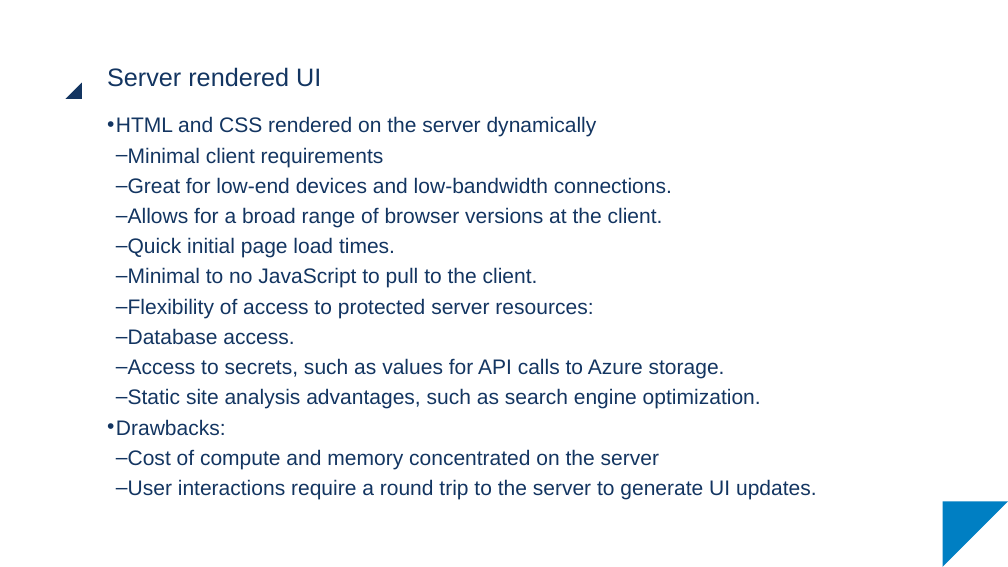
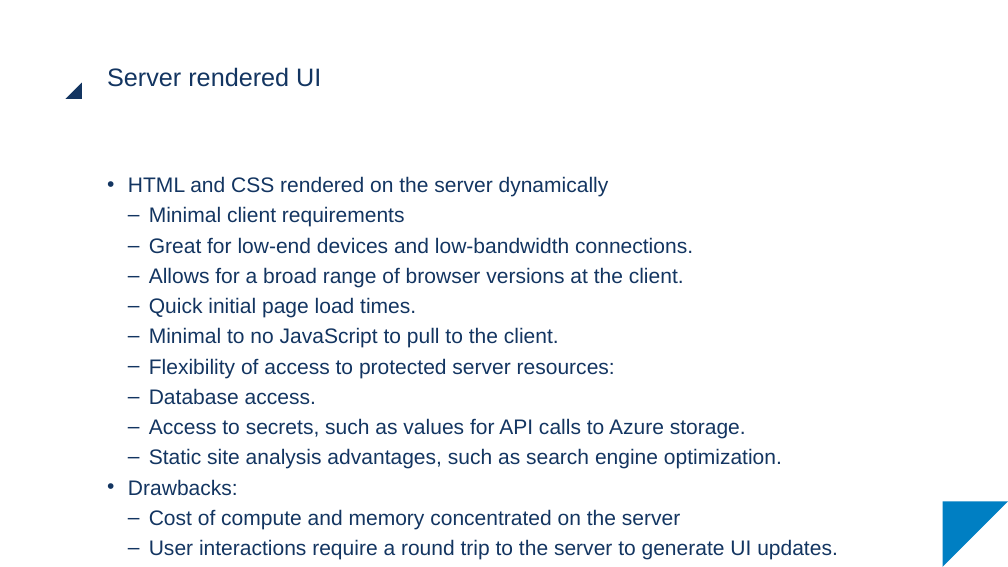
Before and after one commit to scolapicchioni/razorhybrid, a slide deck: slide 11 of Slides/Razor_01.pptx. Drawn at 1008x567 pixels with LibreOffice and Linux fonts; fonts in the diff are those of the drawing. Boxes give left, top, right and bottom in pixels: in the first picture for what was removed or moved away, otherwise in the second. Text is boxed around its words. In the diff, an @@ line names an element or a change of style, - is before the commit and + after.

```diff
--- a/Slides/Razor_01.pptx
+++ b/Slides/Razor_01.pptx
@@ text "HTML and CSS rendered on ..." moved from (x1=116, y1=116, x2=817, y2=500) to (x1=128, y1=176, x2=838, y2=560) @@
@@ text "HTML and CSS rendered on ..." at (x1=128, y1=176, x2=838, y2=560): indent changed @@
```
Also in this commit, not shown: 17 other slides changed, 39 other files.
